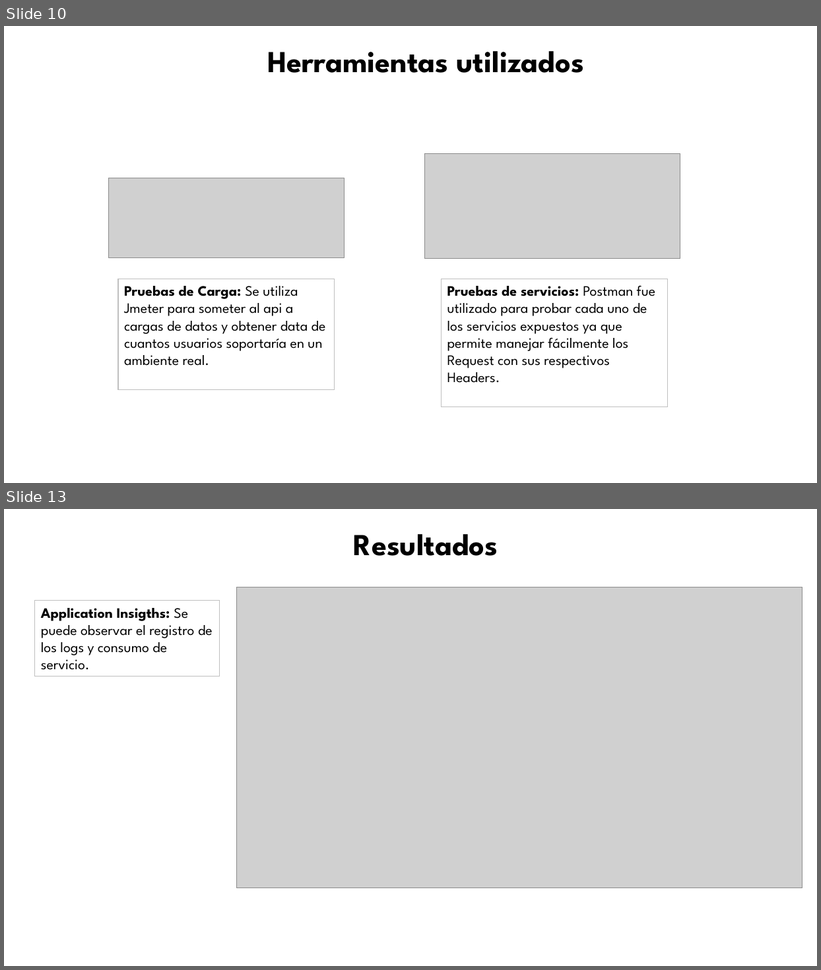
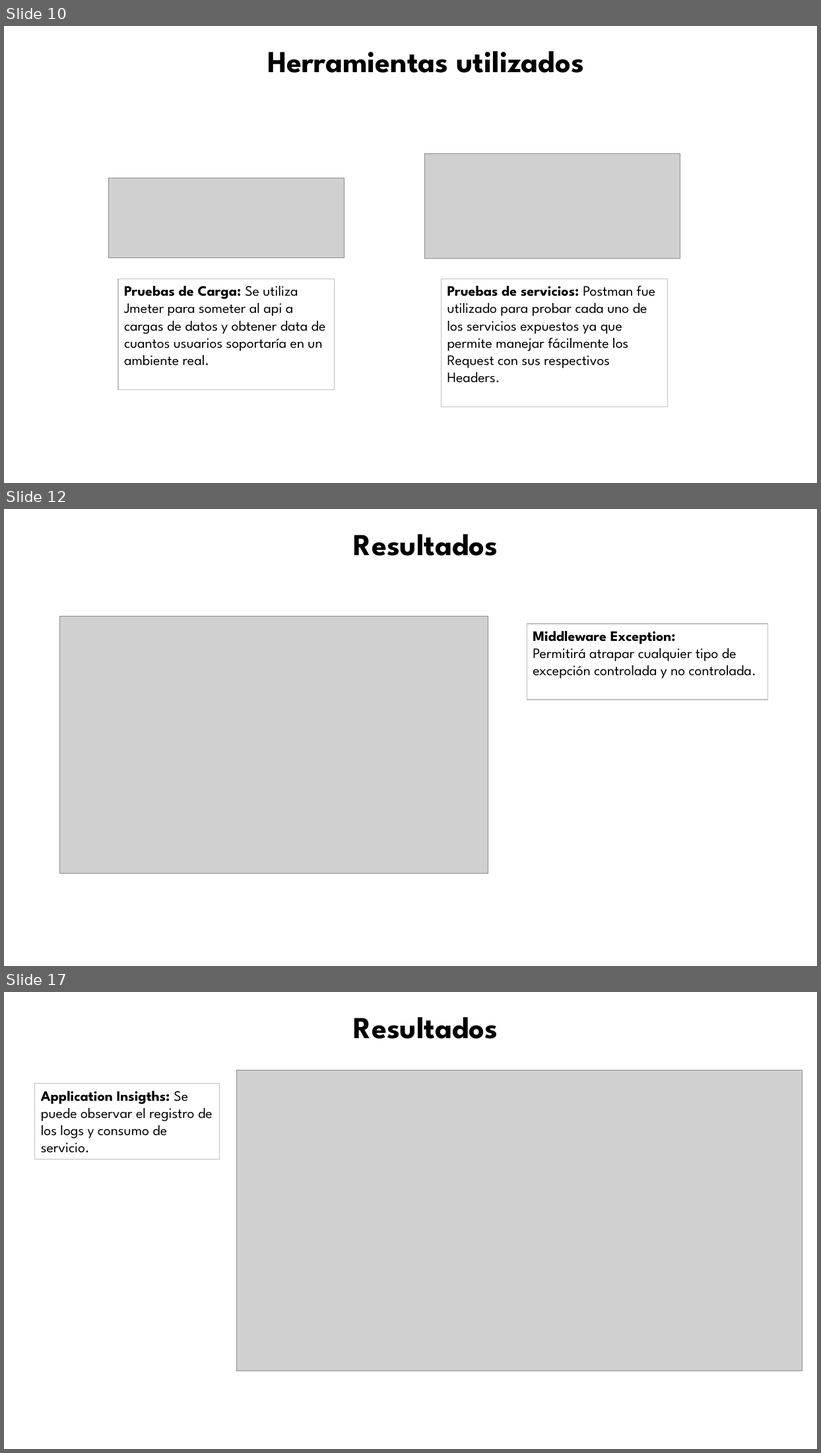
Before and after one commit to dach1996/ElectionSystem, a slide deck: Documents/Formatopresentacion UISRAEL.pptx. Shown one above the other, each under a label of ours: slides 10 and 13 before the commit, slides 10, 12 and 17 after it; the slides between them are not shown. The pictures are 821x970 and 821x1453 pixels, drawn with LibreOffice and Linux fonts; fonts in the diff are those of the drawing; grey boxes stand for pictures; background and template pictures are left out. Boxes give left, top, right and bottom in pixels: in the first picture for what was removed or moved away, otherwise in the second. Text is boxed around its words. In the diff, an @@ line names an element or a change of style, - is before the commit and + after.

```diff
--- a/Documents/Formatopresentacion UISRAEL.pptx
+++ b/Documents/Formatopresentacion UISRAEL.pptx
@@ slide 12 added at [4, 509, 817, 966], background #FFFFFF @@
@@ text added at [354, 534, 498, 556], 36 pt, text #000000, bold @@
+Resultados
@@ picture added at [59, 617, 488, 874] @@
@@ rectangle added at [527, 624, 768, 700], fill #FFFFFF, outline #BFBFBF 1 pt, 17 pt, text #000000 @@
+  Middleware Exception:
+  Permitirá atrapar cualquier tipo de excepción controlada y no controlada.
@@ what was slide 13 is now slide 17 @@
```
Also in this commit, not shown: 9 slides changed, 9 other slides added, 12 slides removed, 29 other files.
